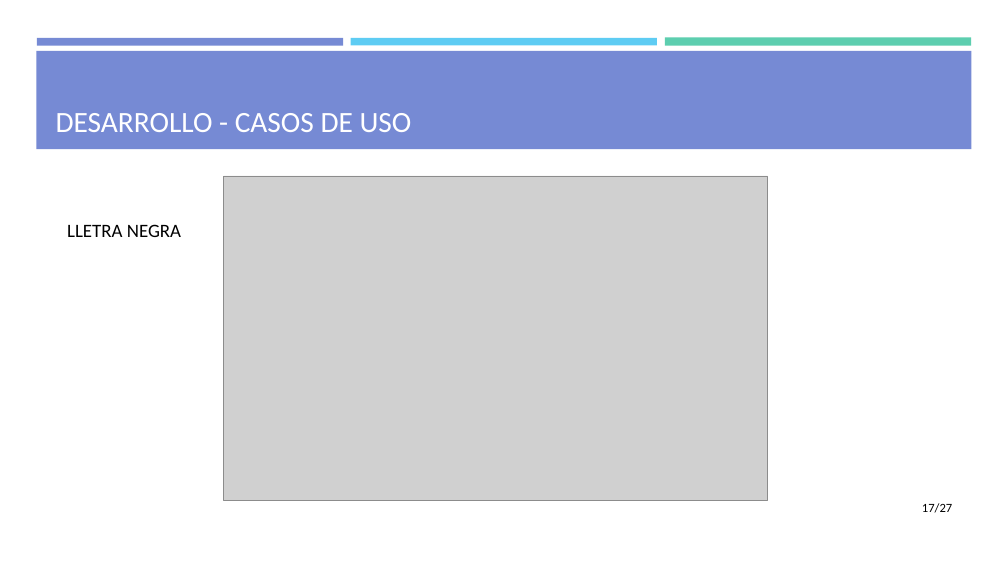
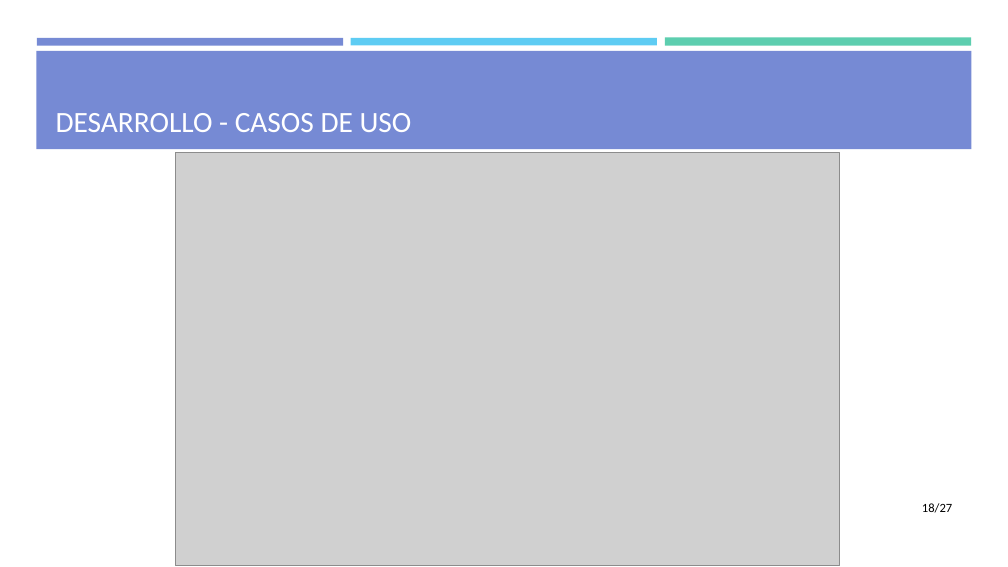
Before and after one commit to mdlunag/tfg, a slide deck: slide 18 of tfg_presentacio.pptx (slide 17 before the commit). Drawn at 1008x567 pixels with LibreOffice and Linux fonts; fonts in the diff are those of the drawing; grey boxes stand for pictures. Boxes give left, top, right and bottom in pixels: in the first picture for what was removed or moved away, otherwise in the second. Text is boxed around its words. In the diff, an @@ line names an element or a change of style, - is before the commit and + after.

```diff
--- a/tfg_presentacio.pptx
+++ b/tfg_presentacio.pptx
@@ picture: place and size @@
-picture at (224,176,768,501)
+picture at (175,153,840,566)
@@ text removed at (67,224,181,237) @@
-LLETRA NEGRA
@@ page number at (922,503,952,513): text changed @@
-17/27
+18/27
```
Also in this commit, not shown: 5 other slides changed, 2 slides added, 3 other files.
